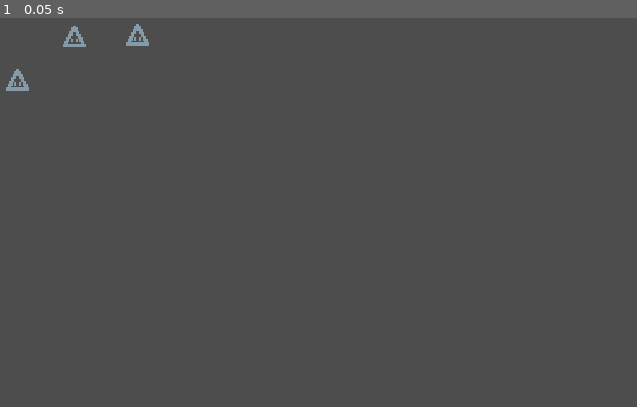
Above: before the commit, frame 1.
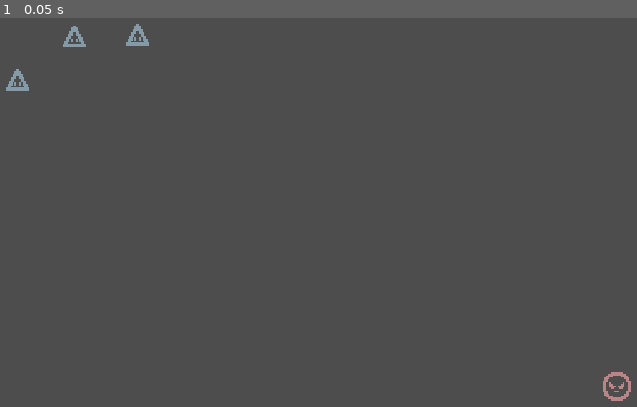
Above: after the commit, the same moment.

Repository: skibbl-dev/bisk-it-for-the-Ruscuit
Game: Godot game, scene res://objects/waves/wave_0_1.tscn
The game is run twice, just before and just after one commit, with the same random seed, the same clock (stepped at 60 frames per second) and the same inputs. This scene is started directly instead of the project's main scene.
Inputs:
- Up to frame 1 (0.05 s): no input

The runs differ from the first frame. In frame 1, 0.1% of the frame differs, in the area x 94-100%, y 91-99%.
Error in both runs: Invalid access to property or key 'enemy_died' on a base object of type 'Nil'. (res://scripts/enemy.gd:15)

Commit message:
fixed wave 01

Diff:
--- a/objects/waves/wave_0_1.tscn
+++ b/objects/waves/wave_0_1.tscn
@@ -1,8 +1,11 @@
-[gd_scene load_steps=2 format=3 uid="uid://2yki4b8tm6sm"]
+[gd_scene load_steps=4 format=3 uid="uid://2yki4b8tm6sm"]
 
+[ext_resource type="Script" uid="uid://cmn1ul2kuj1ay" path="res://scripts/wave.gd" id="1_50k55"]
 [ext_resource type="PackedScene" uid="uid://ba5bq2onmtl32" path="res://objects/enemies/BasicAimAtPlayer.tscn" id="1_rfhwj"]
+[ext_resource type="PackedScene" uid="uid://d0bavx3hgiyhd" path="res://objects/enemies/BasicCircular.tscn" id="3_rbji2"]
 
 [node name="wave_0_1" type="Node2D"]
+script = ExtResource("1_50k55")
 
 [node name="Enemy" parent="." instance=ExtResource("1_rfhwj")]
 position = Vector2(38, 58)
@@ -12,3 +15,6 @@
 
 [node name="Enemy3" parent="." instance=ExtResource("1_rfhwj")]
 position = Vector2(110, 31)
+
+[node name="Enemy4" parent="." instance=ExtResource("3_rbji2")]
+position = Vector2(389, 234)
